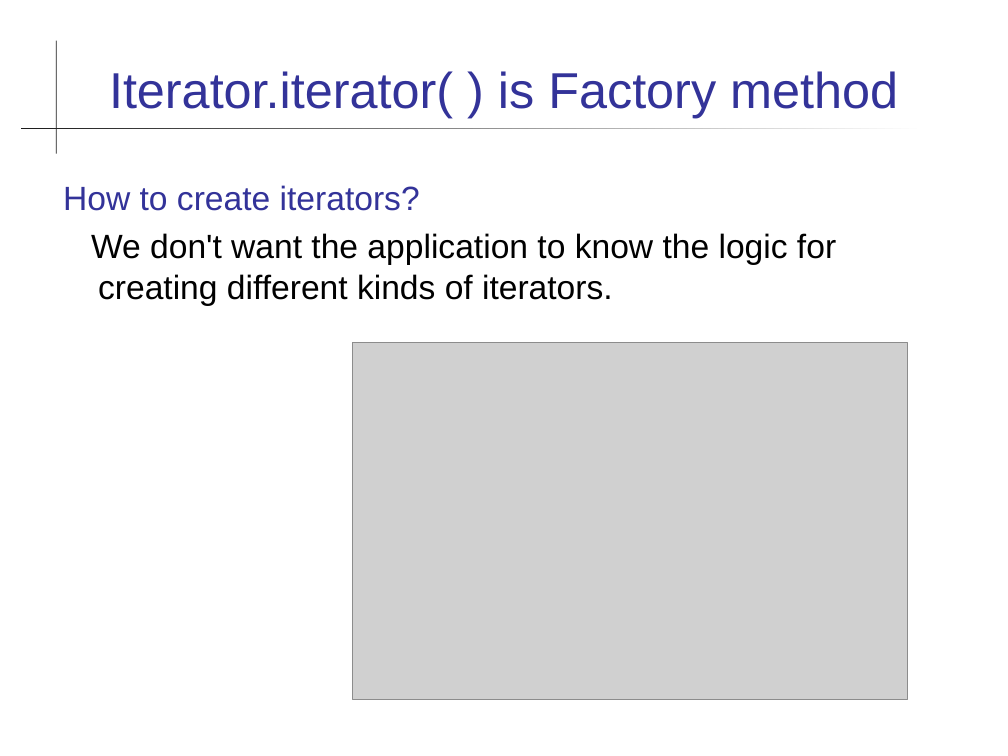
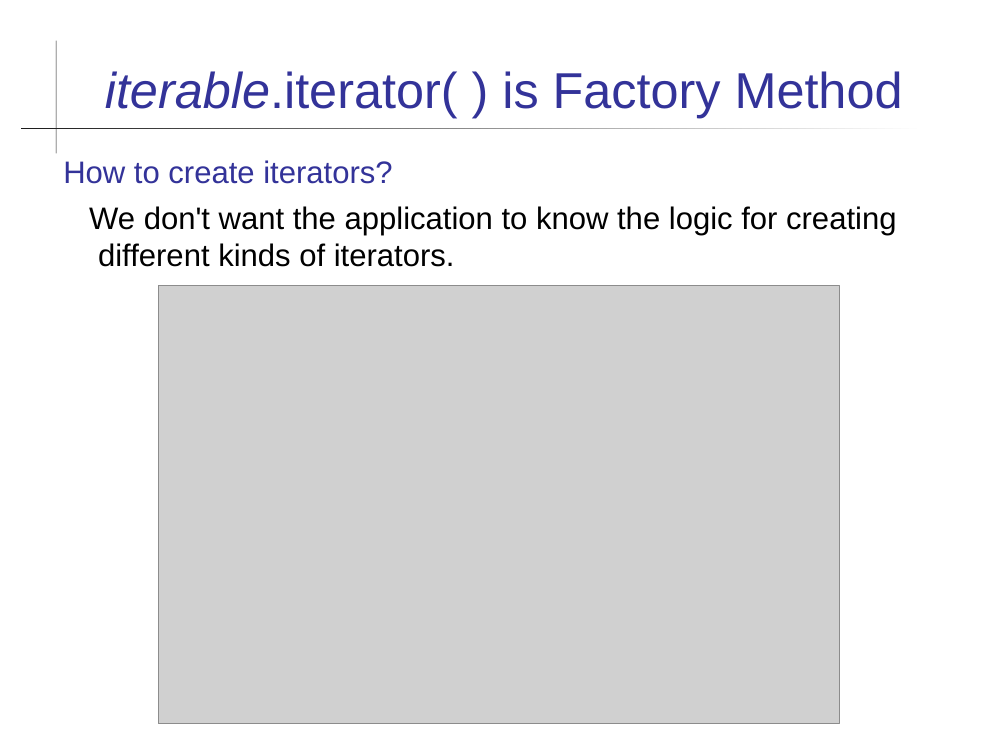
Before and after one commit to skeoop/skeoop.github.io, a slide deck: slide 6 of patterns/Factory Method Pattern.ppt (slide 3 before the commit). Drawn at 1008x756 pixels with LibreOffice and Linux fonts; fonts in the diff are those of the drawing; grey boxes stand for pictures. Boxes give left, top, right and bottom in pixels: in the first picture for what was removed or moved away, otherwise in the second. Text is boxed around its words. In the diff, an @@ line names an element or a change of style, - is before the commit and + after.

Commit message:
minor update to week5 slides and factory method

```diff
--- a/patterns/Factory Method Pattern.ppt
+++ b/patterns/Factory Method Pattern.ppt
@@ title at bbox=[105, 71, 903, 118]: text changed @@
-Iterator.iterator( ) is Factory method
+iterable.iterator( ) is Factory Method
@@ text "How to create iterators?": place and size @@
-text "How to create iterators?" at bbox=[63, 185, 836, 306]
+text "How to create iterators?" at bbox=[63, 160, 896, 267]
@@ text "How to create iterators?" at bbox=[63, 160, 896, 267]: size 24 to 22.2 pt @@
@@ picture: place and size @@
-picture at bbox=[353, 343, 907, 700]
+picture at bbox=[158, 285, 840, 724]
```
Also in this commit, not shown: 3 other slides changed, 3 slides added, 1 other file.
